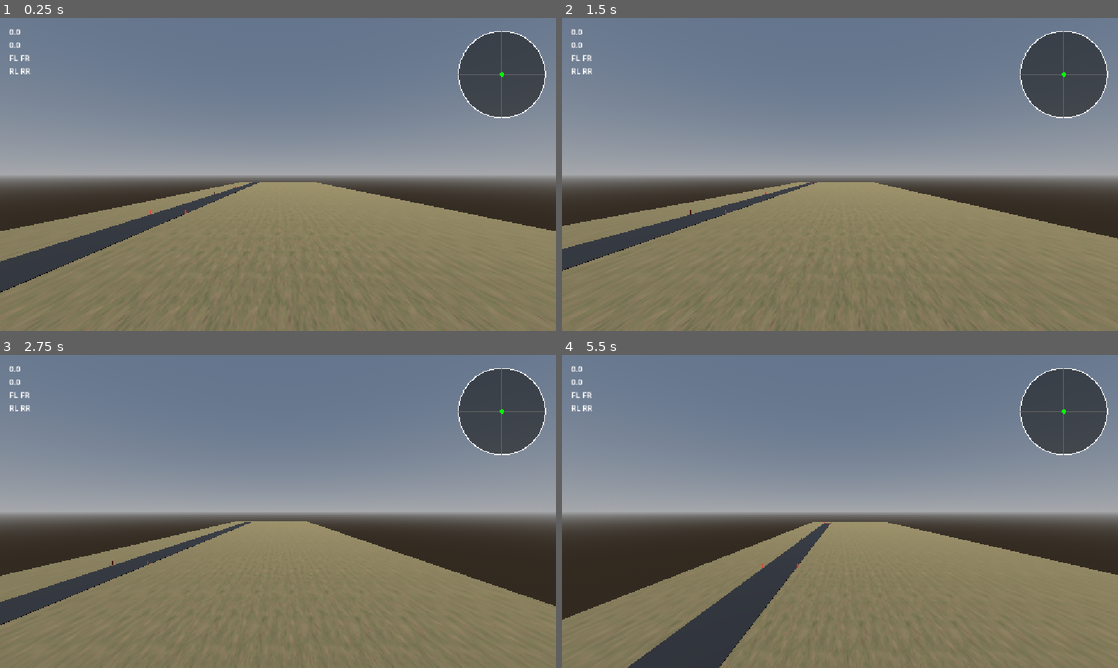
Above: before the commit, frames 1-4 (two rows, left to right).
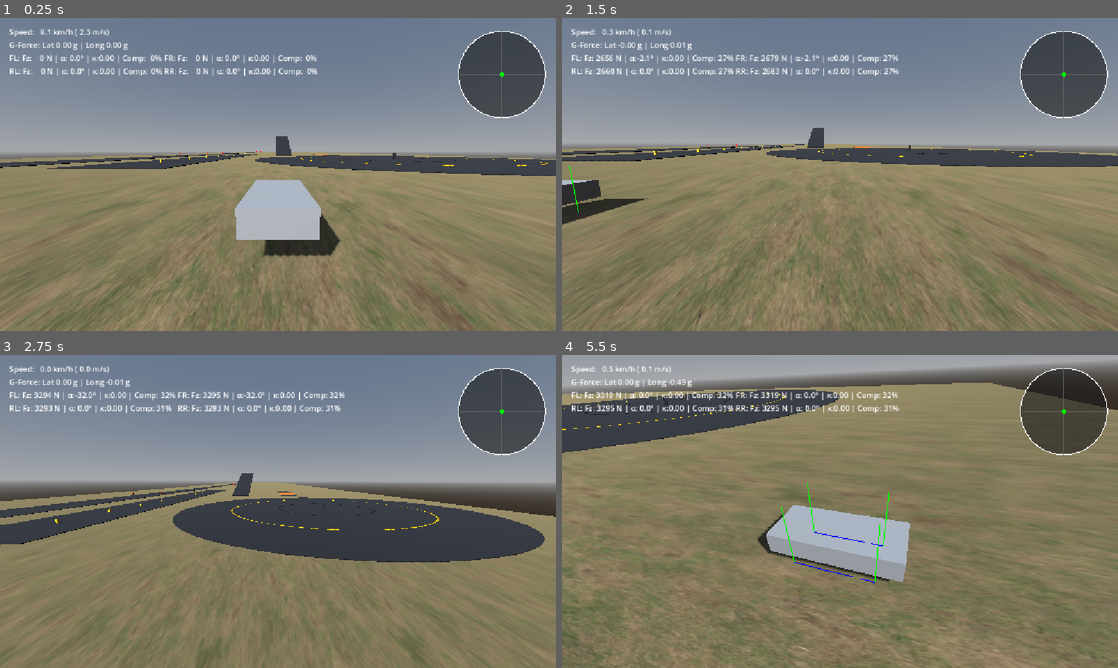
Above: after the commit, the same moments.

Repository: RealAbdurRehman/grounded
Game: Godot game, scene res://scenes/world/world.tscn
Two runs of this game, one before a commit and one after it. Both use one fixed random seed, a clock stepped at 60 frames per second and the inputs below.
Inputs (mouse positions are in pixels of both pictures, inside the frame that each line leads up to):
- Up to frame 1 (0.25 s): no input
- Up to frame 2 (1.5 s): tap Enter at 0.5 s; move the mouse to (962, 158) at 0.52 s; hold D (steer_right, bound only after the commit) 0.53-1.25 s; hold V (camera_mode, bound only after the commit) 0.53-1.25 s; click (962, 158) at 0.67 s; tap W (throttle, bound only after the commit) at 0.8 s; drag from (728, 190) to (812, 237) at 1.27 s
- Up to frame 3 (2.75 s): move the mouse to (333, 442) at 2.02 s; hold D (steer_right, bound only after the commit) from 2.03 s (still down); hold E from 2.03 s (still down); click (333, 442) at 2.17 s; tap Q at 2.3 s
- Up to frame 4 (5.5 s): release D (steer_right, bound only after the commit) at 2.75 s; release E at 2.75 s; drag from (812, 574) to (673, 464) at 2.77 s; move the mouse to (1006, 558) at 3.52 s; hold A (steer_left, bound only after the commit) 3.53-4.25 s; hold Shift 3.53-4.25 s; click (1006, 558) at 3.67 s; tap V (camera_mode, bound only after the commit) at 3.8 s; tap Escape (ui_cancel) at 4.15 s; drag from (673, 464) to (756, 433) at 4.27 s; move the mouse to (867, 511) at 5.02 s; hold S (brake, bound only after the commit) from 5.03 s (still down); hold W (throttle, bound only after the commit) from 5.03 s (still down); click (867, 511) at 5.17 s; tap E at 5.3 s

The runs differ from the first frame. In frame 1, 25% of the frame differs, in the area x 0-100%, y 3-100%; in frame 2, 26%; in frame 3, 29%; in frame 4, 71%, in the area x 0-100%, y 0-100%.

Commit message:
Add basic vehicle physics and follow mode to camera
Vehicle:
- Adds a RigidBody3D chassis with a realistic mass and lowered center of mass.
- Implements Raycast3D wheels with suspension system using Hooke's law and linear damping.
- Adds a basic Coulomb friction model for now.
- Implements Anti Roll Bars to reduce body roll and stabilize cornering.
- Adds aerodynamic drag and rolling resistance.

Camera:
- Adds a follow mode to the camera and makes it switchable between fly and follow mode.

Diff:
--- a/project.godot
+++ b/project.godot
@@ -29,6 +29,43 @@
 
 enabled=PackedStringArray("res://addons/godot_super-wakatime/plugin.cfg")
 
+[input]
+
+throttle={
+"deadzone": 0.2,
+"events": [Object(InputEventKey,"resource_local_to_scene":false,"resource_name":"","device":-1,"window_id":0,"alt_pressed":false,"shift_pressed":false,"ctrl_pressed":false,"meta_pressed":false,"pressed":false,"keycode":0,"physical_keycode":87,"key_label":0,"unicode":119,"location":0,"echo":false,"script":null)
+, Object(InputEventKey,"resource_local_to_scene":false,"resource_name":"","device":-1,"window_id":0,"alt_pressed":false,"shift_pressed":false,"ctrl_pressed":false,"meta_pressed":false,"pressed":false,"keycode":0,"physical_keycode":4194320,"key_label":0,"unicode":0,"location":0,"echo":false,"script":null)
+]
+}
+brake={
+"deadzone": 0.2,
+"events": [Object(InputEventKey,"resource_local_to_scene":false,"resource_name":"","device":-1,"window_id":0,"alt_pressed":false,"shift_pressed":false,"ctrl_pressed":false,"meta_pressed":false,"pressed":false,"keycode":0,"physical_keycode":83,"key_label":0,"unicode":115,"location":0,"echo":false,"script":null)
+, Object(InputEventKey,"resource_local_to_scene":false,"resource_name":"","device":-1,"window_id":0,"alt_pressed":false,"shift_pressed":false,"ctrl_pressed":false,"meta_pressed":false,"pressed":false,"keycode":0,"physical_keycode":4194322,"key_label":0,"unicode":0,"location":0,"echo":false,"script":null)
+]
+}
+steer_left={
+"deadzone": 0.2,
+"events": [Object(InputEventKey,"resource_local_to_scene":false,"resource_name":"","device":-1,"window_id":0,"alt_pressed":false,"shift_pressed":false,"ctrl_pressed":false,"meta_pressed":false,"pressed":false,"keycode":0,"physical_keycode":65,"key_label":0,"unicode":97,"location":0,"echo":false,"script":null)
+, Object(InputEventKey,"resource_local_to_scene":false,"resource_name":"","device":-1,"window_id":0,"alt_pressed":false,"shift_pressed":false,"ctrl_pressed":false,"meta_pressed":false,"pressed":false,"keycode":0,"physical_keycode":4194319,"key_label":0,"unicode":0,"location":0,"echo":false,"script":null)
+]
+}
+steer_right={
+"deadzone": 0.2,
+"events": [Object(InputEventKey,"resource_local_to_scene":false,"resource_name":"","device":-1,"window_id":0,"alt_pressed":false,"shift_pressed":false,"ctrl_pressed":false,"meta_pressed":false,"pressed":false,"keycode":0,"physical_keycode":68,"key_label":0,"unicode":100,"location":0,"echo":false,"script":null)
+, Object(InputEventKey,"resource_local_to_scene":false,"resource_name":"","device":-1,"window_id":0,"alt_pressed":false,"shift_pressed":false,"ctrl_pressed":false,"meta_pressed":false,"pressed":false,"keycode":0,"physical_keycode":4194321,"key_label":0,"unicode":0,"location":0,"echo":false,"script":null)
+]
+}
+handbrake={
+"deadzone": 0.2,
+"events": [Object(InputEventKey,"resource_local_to_scene":false,"resource_name":"","device":-1,"window_id":0,"alt_pressed":false,"shift_pressed":false,"ctrl_pressed":false,"meta_pressed":false,"pressed":false,"keycode":0,"physical_keycode":32,"key_label":0,"unicode":32,"location":0,"echo":false,"script":null)
+]
+}
+camera_mode={
+"deadzone": 0.2,
+"events": [Object(InputEventKey,"resource_local_to_scene":false,"resource_name":"","device":-1,"window_id":0,"alt_pressed":false,"shift_pressed":false,"ctrl_pressed":false,"meta_pressed":false,"pressed":false,"keycode":0,"physical_keycode":86,"key_label":0,"unicode":118,"location":0,"echo":false,"script":null)
+]
+}
+
 [physics]
 
 3d/physics_engine="Jolt Physics"
--- /dev/null
+++ b/scenes/vehicle/vehicle.tscn
@@ -0,0 +1,47 @@
+[gd_scene format=3 uid="uid://dr8e42tbw6xk2"]
+
+[ext_resource type="Script" uid="uid://oku72ohq2gwr" path="res://scripts/vehicle/vehicle.gd" id="1_udt0a"]
+[ext_resource type="Script" uid="uid://cnyyb4kyw2uoj" path="res://scripts/vehicle/wheel.gd" id="2_2aj0h"]
+
+[sub_resource type="BoxShape3D" id="BoxShape3D_8rti0"]
+size = Vector3(1.8, 0.7, 4.2)
+
+[sub_resource type="BoxMesh" id="BoxMesh_8rti0"]
+size = Vector3(1.8, 0.7, 4.2)
+
+[node name="RigidBody" type="RigidBody3D" unique_id=429220544 node_paths=PackedStringArray("wheel_fl", "wheel_fr", "wheel_rl", "wheel_rr")]
+script = ExtResource("1_udt0a")
+wheel_fl = NodePath("Wheels/WheelFL")
+wheel_fr = NodePath("Wheels/WheelFR")
+wheel_rl = NodePath("Wheels/WheelRL")
+wheel_rr = NodePath("Wheels/WheelRR")
+
+[node name="Collider" type="CollisionShape3D" parent="." unique_id=333000496]
+transform = Transform3D(1, 0, 0, 0, 1, 0, 0, 0, 1, 0, 0.45, 0)
+shape = SubResource("BoxShape3D_8rti0")
+
+[node name="Mesh" type="MeshInstance3D" parent="." unique_id=856655238]
+transform = Transform3D(1, 0, 0, 0, 1, 0, 0, 0, 1, 0, 0.45, 0)
+mesh = SubResource("BoxMesh_8rti0")
+
+[node name="Wheels" type="Node3D" parent="." unique_id=2027221242]
+
+[node name="WheelFL" type="RayCast3D" parent="Wheels" unique_id=1185262635]
+transform = Transform3D(1, 0, 0, 0, 1, 0, 0, 0, 1, -0.8, 0.25, -1.35)
+script = ExtResource("2_2aj0h")
+is_front = true
+is_driven = false
+
+[node name="WheelFR" type="RayCast3D" parent="Wheels" unique_id=1065968054]
+transform = Transform3D(1, 0, 0, 0, 1, 0, 0, 0, 1, 0.8, 0.25, -1.35)
+script = ExtResource("2_2aj0h")
+is_front = true
+is_driven = false
+
+[node name="WheelRL" type="RayCast3D" parent="Wheels" unique_id=136557973]
+transform = Transform3D(1, 0, 0, 0, 1, 0, 0, 0, 1, -0.8, 0.25, 1.35)
+script = ExtResource("2_2aj0h")
+
+[node name="WheelRR" type="RayCast3D" parent="Wheels" unique_id=834798633]
+transform = Transform3D(1, 0, 0, 0, 1, 0, 0, 0, 1, 0.8, 0.25, 1.35)
+script = ExtResource("2_2aj0h")
--- a/scenes/world/world.tscn
+++ b/scenes/world/world.tscn
@@ -1,11 +1,14 @@
 [gd_scene format=4 uid="uid://csigwx2iwurp6"]
 
+[ext_resource type="Script" uid="uid://mri638visx8m" path="res://scripts/debug/telemetry.gd" id="1_j2gmx"]
 [ext_resource type="Texture2D" uid="uid://cbv4iwr77qvoy" path="res://assets/textures/ground/diff.jpg" id="1_v5dby"]
+[ext_resource type="Script" uid="uid://bdbc868kpiykc" path="res://scripts/debug/friction_circle.gd" id="2_1yooq"]
 [ext_resource type="Texture2D" uid="uid://be5q370waxn70" path="res://assets/textures/ground/disp.png" id="2_t5ptc"]
 [ext_resource type="Texture2D" uid="uid://c4iuxf2c8214a" path="res://assets/textures/ground/nor.jpg" id="3_bq33v"]
+[ext_resource type="Script" uid="uid://c7doqgftobsg3" path="res://scripts/debug/telemetry_logger.gd" id="3_gb53w"]
+[ext_resource type="PackedScene" uid="uid://dr8e42tbw6xk2" path="res://scenes/vehicle/vehicle.tscn" id="3_j2gmx"]
 [ext_resource type="Texture2D" uid="uid://c7ma8ggfipg" path="res://assets/textures/ground/arm.jpg" id="4_j2gmx"]
-[ext_resource type="PackedScene" uid="uid://db4473gxoh8sk" path="res://scenes/ui/telemetry.tscn" id="6_bq33v"]
-[ext_resource type="Script" uid="uid://dvp5aua86h7p4" path="res://scripts/camera/debug_camera.gd" id="6_t5ptc"]
+[ext_resource type="Script" uid="uid://dvp5aua86h7p4" path="res://scripts/camera/camera.gd" id="6_t5ptc"]
 
 [sub_resource type="ProceduralSkyMaterial" id="ProceduralSkyMaterial_j2gmx"]
 
@@ -559,12 +562,70 @@
 
 [node name="World" type="Node3D" unique_id=633136770]
 
-[node name="Telemetry" parent="." unique_id=1683315418 instance=ExtResource("6_bq33v")]
-
-[node name="DebugCamera" type="Camera3D" parent="." unique_id=811414314]
-transform = Transform3D(1, 0, 0, 0, 1, 0, 0, 0, 1, 0, 20, 0)
+[node name="Telemetry" type="CanvasLayer" parent="." unique_id=1683315418]
+
+[node name="Control" type="Control" parent="Telemetry" unique_id=1098802702 node_paths=PackedStringArray("target_vehicle")]
+layout_mode = 3
+anchors_preset = 0
+offset_right = 40.0
+offset_bottom = 40.0
+script = ExtResource("1_j2gmx")
+target_vehicle = NodePath("../../Vehicle")
+
+[node name="VBoxContainer" type="VBoxContainer" parent="Telemetry/Control" unique_id=1408052307]
+layout_mode = 0
+offset_left = 19.0
+offset_top = 17.0
+offset_right = 63.0
+offset_bottom = 175.0
+
+[node name="SpeedLabel" type="Label" parent="Telemetry/Control/VBoxContainer" unique_id=2096946158]
+layout_mode = 2
+text = "0.0"
+
+[node name="GForceLabel" type="Label" parent="Telemetry/Control/VBoxContainer" unique_id=278690702]
+layout_mode = 2
+text = "0.0"
+
+[node name="WheelGrid" type="GridContainer" parent="Telemetry/Control/VBoxContainer" unique_id=35030928]
+layout_mode = 2
+columns = 2
+
+[node name="FL" type="Label" parent="Telemetry/Control/VBoxContainer/WheelGrid" unique_id=2134615995]
+layout_mode = 2
+text = "FL"
+
+[node name="FR" type="Label" parent="Telemetry/Control/VBoxContainer/WheelGrid" unique_id=52569694]
+layout_mode = 2
+text = "FR"
+
+[node name="RL" type="Label" parent="Telemetry/Control/VBoxContainer/WheelGrid" unique_id=938188063]
+layout_mode = 2
+text = "RL"
+
+[node name="RR" type="Label" parent="Telemetry/Control/VBoxContainer/WheelGrid" unique_id=427562562]
+layout_mode = 2
+text = "RR"
+
+[node name="FrictionCircle" type="Control" parent="Telemetry/Control" unique_id=1044300125]
+custom_minimum_size = Vector2(200, 200)
+layout_mode = 1
+anchors_preset = 0
+offset_left = 940.0
+offset_top = 17.0
+offset_right = 1140.0
+offset_bottom = 217.0
+script = ExtResource("2_1yooq")
+
+[node name="Logger" type="Node" parent="Telemetry" unique_id=707249097 node_paths=PackedStringArray("target_vehicle")]
+script = ExtResource("3_gb53w")
+target_vehicle = NodePath("../../Vehicle")
+
+[node name="Camera" type="Camera3D" parent="." unique_id=811414314 node_paths=PackedStringArray("target_vehicle")]
+transform = Transform3D(1, 0, 0, 0, 1, 0, 0, 0, 1, 0, 2, 530)
 current = true
 script = ExtResource("6_t5ptc")
+target_vehicle = NodePath("../Vehicle")
 
 [node name="Environment" type="Node3D" parent="." unique_id=870823335]
 
@@ -575,6 +636,10 @@
 [node name="WorldEnvironment" type="WorldEnvironment" parent="Environment" unique_id=1347009838]
 environment = SubResource("Environment_t5ptc")
 
+[node name="Vehicle" parent="." unique_id=429220544 node_paths=PackedStringArray("telemetry_hud") instance=ExtResource("3_j2gmx")]
+transform = Transform3D(1, 0, 0, 0, 1, 0, 0, 0, 1, 0, 1.5, 525)
+telemetry_hud = NodePath("../Telemetry/Control")
+
 [node name="Tests" type="Node3D" parent="." unique_id=1518008125]
 transform = Transform3D(1, 0, 0, 0, 1, 0, 0, 0, 1, -53.848, 0.6, 500)
 
--- /dev/null
+++ b/scripts/camera/camera.gd
@@ -0,0 +1,100 @@
+extends Camera3D
+
+enum CameraMode { FLY, FOLLOW }
+var current_mode: CameraMode = CameraMode.FOLLOW
+
+@export_group("Fly Mode")
+@export var base_speed: float = 15.0
+@export var fast_multiplier: float = 4.0
+@export var mouse_sensitivity: float = 0.004
+
+@export_group("Follow Mode")
+@export var target_vehicle: Node3D
+@export var follow_smoothing: float = 4.0
+@export var follow_offset: Vector3 = Vector3(0.0, 2.5, 7.0)
+
+var _yaw: float = 0.0
+var _pitch: float = 0.0
+
+var _follow_yaw: float = 0.0
+var _follow_pitch: float = 0.0
+
+func _ready() -> void:
+	_yaw = rotation.y
+	_pitch = rotation.x
+
+	if current_mode == CameraMode.FOLLOW: Input.mouse_mode = Input.MOUSE_MODE_CAPTURED
+	else: Input.mouse_mode = Input.MOUSE_MODE_VISIBLE
+
+func _unhandled_input(event: InputEvent) -> void:
+	if event.is_action_pressed("camera_mode"):
+		current_mode = CameraMode.FOLLOW if current_mode == CameraMode.FLY else CameraMode.FLY
+
+		if current_mode == CameraMode.FOLLOW:
+			Input.mouse_mode = Input.MOUSE_MODE_CAPTURED
+			_follow_yaw = 0.0
+			_follow_pitch = 0.0
+		else: Input.mouse_mode = Input.MOUSE_MODE_VISIBLE
+
+	if current_mode == CameraMode.FLY:
+		if event is InputEventMouseButton:
+			if event.button_index == MOUSE_BUTTON_RIGHT:
+				if event.pressed: Input.mouse_mode = Input.MOUSE_MODE_CAPTURED
+				else: Input.mouse_mode = Input.MOUSE_MODE_VISIBLE
+
+		if event is InputEventMouseMotion and Input.mouse_mode == Input.MOUSE_MODE_CAPTURED:
+			_yaw -= event.relative.x * mouse_sensitivity
+
+			_pitch -= event.relative.y * mouse_sensitivity
+			_pitch = clamp(_pitch, -PI/2 + 0.01, PI/2 - 0.01)
+
+			rotation = Vector3(_pitch, _yaw, 0)
+	elif current_mode == CameraMode.FOLLOW:
+		if event is InputEventMouseButton and event.pressed and event.button_index == MOUSE_BUTTON_LEFT:
+			Input.mouse_mode = Input.MOUSE_MODE_CAPTURED
+
+		if event is InputEventMouseMotion and Input.mouse_mode == Input.MOUSE_MODE_CAPTURED:
+			_follow_yaw -= event.relative.x * mouse_sensitivity
+
+			_follow_pitch -= event.relative.y * mouse_sensitivity
+			_follow_pitch = clamp(_follow_pitch, deg_to_rad(-80.0), deg_to_rad(80.0))
+
+	if event.is_action_pressed("ui_cancel"):
+		Input.mouse_mode = Input.MOUSE_MODE_VISIBLE
+
+func _process(delta: float) -> void:
+	if current_mode == CameraMode.FLY: _process_debug_fly(delta)
+	elif current_mode == CameraMode.FOLLOW and is_instance_valid(target_vehicle): _process_follow_car(delta)
+
+func _process_debug_fly(delta: float) -> void:
+	var direction := Vector3.ZERO
+	if Input.is_key_pressed(KEY_W): direction.z -= 1
+	if Input.is_key_pressed(KEY_S): direction.z += 1
+	if Input.is_key_pressed(KEY_A): direction.x -= 1
+	if Input.is_key_pressed(KEY_D): direction.x += 1
+	if Input.is_key_pressed(KEY_E): direction.y += 1
+	if Input.is_key_pressed(KEY_Q): direction.y -= 1
+
+	if direction != Vector3.ZERO:
+		direction = direction.normalized()
+
+		var current_speed := base_speed
+		if Input.is_key_pressed(KEY_SHIFT): current_speed *= fast_multiplier
+
+		global_position += (global_transform.basis * direction) * current_speed * delta
+
+func _process_follow_car(delta: float) -> void:
+	var car_basis := target_vehicle.global_transform.basis
+	var yaw_basis := car_basis.rotated(Vector3.UP, _follow_yaw)
+	var orbit_basis := yaw_basis.rotated(yaw_basis.x, _follow_pitch)
+
+	var target_position: Vector3 = target_vehicle.global_position + (orbit_basis * follow_offset)
+	var look_target: Vector3 = target_vehicle.global_position + Vector3(0.0, follow_offset.y * 0.5, 0.0)
+
+	var target_transform := Transform3D().looking_at(look_target - target_position, Vector3.UP)
+	target_transform.origin = target_position
+
+	global_transform = global_transform.interpolate_with(target_transform, follow_smoothing * delta)
+
+	_yaw = rotation.y
+	_pitch = rotation.x
--- a/scripts/camera/debug_camera.gd
+++ /dev/null
@@ -1,46 +0,0 @@
-extends Camera3D
-
-@export var base_speed: float = 15.0
-@export var fast_multiplier: float = 4.0
-@export var mouse_sensitivity: float = 0.004
-
-var _yaw: float = 0.0
-var _pitch: float = 0.0
-
-func _ready() -> void:
-	Input.mouse_mode = Input.MOUSE_MODE_VISIBLE
-	_yaw = rotation.y
-	_pitch = rotation.x
-
-func _unhandled_input(event: InputEvent) -> void:
-	if event is InputEventMouseButton:
-		if event.button_index == MOUSE_BUTTON_RIGHT:
-			if event.pressed: Input.mouse_mode = Input.MOUSE_MODE_CAPTURED
-			else: Input.mouse_mode = Input.MOUSE_MODE_VISIBLE
-
-	if event.is_action_pressed("ui_cancel"): Input.mouse_mode = Input.MOUSE_MODE_VISIBLE
-
-	if event is InputEventMouseMotion and Input.mouse_mode == Input.MOUSE_MODE_CAPTURED:
-		_yaw -= event.relative.x * mouse_sensitivity
-
-		_pitch -= event.relative.y * mouse_sensitivity
-		_pitch = clamp(_pitch, -PI/2 + 0.01, PI/2 - 0.01)
-
-		rotation = Vector3(_pitch, _yaw, 0)
-
-func _process(delta: float) -> void:
-	var direction := Vector3.ZERO
-	if Input.is_key_pressed(KEY_W): direction.z -= 1
-	if Input.is_key_pressed(KEY_S): direction.z += 1
-	if Input.is_key_pressed(KEY_A): direction.x -= 1
-	if Input.is_key_pressed(KEY_D): direction.x += 1
-	if Input.is_key_pressed(KEY_E): direction.y += 1
-	if Input.is_key_pressed(KEY_Q): direction.y -= 1
-
-	if direction != Vector3.ZERO:
-		direction = direction.normalized()
-
-		var current_speed := base_speed
-		if Input.is_key_pressed(KEY_SHIFT): current_speed *= fast_multiplier
-
-		global_position += (global_transform.basis * direction) * current_speed * delta
--- /dev/null
+++ b/scripts/vehicle/vehicle.gd
@@ -0,0 +1,97 @@
+class_name Vehicle
+extends RigidBody3D
+
+@export_group("Specs")
+@export var vehicle_mass: float = 1350.0
+
+@export var max_engine_force: float = 7500.0
+@export var max_brake_force: float = 12000.0
+@export var max_steer_angle_deg: float = 32.0
+
+@export var frontal_area: float = 2.2
+@export var drag_coefficient: float = 0.38
+
+@export_group("Anti Roll Bars")
+@export var front_arb_stiffness: float = 8000.0
+@export var rear_arb_stiffness: float = 5000.0
+
+@export_group("References")
+@export var wheel_fl: Wheel
+@export var wheel_fr: Wheel
+@export var wheel_rl: Wheel
+@export var wheel_rr: Wheel
+
+@export var telemetry_hud: Telemetry
+
+var throttle_input: float = 0.0
+var brake_input: float = 0.0
+var steer_input: float = 0.0
+
+func _ready() -> void:
+	mass = vehicle_mass
+
+	center_of_mass_mode = RigidBody3D.CENTER_OF_MASS_MODE_CUSTOM
+	center_of_mass = Vector3(0.0, -0.2, 0.0)
+
+	continuous_cd = true
+
+func _physics_process(delta: float) -> void:
+	_handle_inputs(delta)
+
+	_apply_anti_roll_bars()
+	_update_wheels(delta)
+	_apply_aerodynamic_drag()
+
+	_update_telemetry()
+
+func _handle_inputs(delta: float) -> void:
+	throttle_input = Input.get_action_strength("throttle")
+	brake_input = Input.get_action_strength("brake")
+
+	var target_steer := Input.get_action_strength("steer_left") - Input.get_action_strength("steer_right")
+	steer_input = move_toward(steer_input, target_steer, delta * 4.0)
+
+	var steer_rad := deg_to_rad(steer_input * max_steer_angle_deg)
+	wheel_fl.steer_angle_rad = steer_rad
+	wheel_fr.steer_angle_rad = steer_rad
+
+func _apply_anti_roll_bars() -> void:
+	if wheel_fl.is_grounded and wheel_fr.is_grounded:
+		var front_diff: float = wheel_fl.spring_displacement - wheel_fr.spring_displacement
+		var front_arb_force: float = front_diff * front_arb_stiffness
+		apply_force(wheel_fl.contact_normal * -front_arb_force, wheel_fl.contact_point - global_position)
+		apply_force(wheel_fr.contact_normal * front_arb_force, wheel_fr.contact_point - global_position)
+
+	if wheel_rl.is_grounded and wheel_rr.is_grounded:
+		var rear_diff: float = wheel_rl.spring_displacement - wheel_rr.spring_displacement
+		var rear_arb_force: float = rear_diff * rear_arb_stiffness
+		apply_force(wheel_rl.contact_normal * -rear_arb_force, wheel_rl.contact_point - global_position)
+		apply_force(wheel_rr.contact_normal * rear_arb_force, wheel_rr.contact_point - global_position)
+
+func _update_wheels(delta: float) -> void:
+	var driven_wheel_count := 0
+
+	var wheels: Array[Wheel] = [wheel_fl, wheel_fr, wheel_rl, wheel_rr]
+	for w in wheels:
+		if w.is_driven: driven_wheel_count += 1
+
+	var drive_share: float = max_engine_force / max(driven_wheel_count, 1)
+	var brake_share: float = max_brake_force / 4.0
+
+	for w in wheels:
+		w.update_wheel(self, delta, throttle_input, brake_input, drive_share, brake_share)
+
+func _apply_aerodynamic_drag() -> void:
+	var speed: float = linear_velocity.length()
+	if speed > 0.1:
+		var air_density := 1.225
+		var drag_scalar: float = 0.5 * air_density * drag_coefficient * frontal_area * (speed * speed)
+
+		var drag_vector: Vector3 = -linear_velocity.normalized() * drag_scalar
+		apply_central_force(drag_vector)
+
+func _update_telemetry() -> void:
+	telemetry_hud.update_wheel_telemetry("FL", wheel_fl.suspension_force_n, rad_to_deg(wheel_fl.steer_angle_rad), 0.0, wheel_fl.compression)
+	telemetry_hud.update_wheel_telemetry("FR", wheel_fr.suspension_force_n, rad_to_deg(wheel_fr.steer_angle_rad), 0.0, wheel_fr.compression)
+	telemetry_hud.update_wheel_telemetry("RL", wheel_rl.suspension_force_n, 0.0, 0.0, wheel_rl.compression)
+	telemetry_hud.update_wheel_telemetry("RR", wheel_rr.suspension_force_n, 0.0, 0.0, wheel_rr.compression)
--- /dev/null
+++ b/scripts/vehicle/wheel.gd
@@ -0,0 +1,112 @@
+class_name Wheel
+extends RayCast3D
+
+@export_group("Wheel")
+@export var is_front: bool = false
+@export var is_driven: bool = true
+
+@export var wheel_radius: float = 0.33
+
+@export_group("Suspension")
+@export var spring_stiffness: float = 30000.0
+@export var damper_stiffness: float = 1600.0
+
+@export var suspension_rest_length: float = 0.35
+
+@export_group("Friction")
+@export var friction_coef: float = 1.0
+
+var is_grounded: bool = false
+
+var compression: float = 0.0
+var spring_displacement: float = 0.0
+
+var contact_point: Vector3 = Vector3.ZERO
+var contact_normal: Vector3 = Vector3.UP
+
+var suspension_force_n: float = 0.0
+var lateral_force_n: float = 0.0
+var longitudinal_force_n: float = 0.0
+
+var steer_angle_rad: float = 0.0
+var _prev_displacement: float = 0.0
+
+func _ready() -> void:
+	var total_ray_length := suspension_rest_length + wheel_radius
+	target_position = Vector3(0, -total_ray_length, 0)
+
+	enabled = true
+	exclude_parent = true
+
+func update_wheel(chassis: RigidBody3D, delta: float, throttle_input: float, brake_input: float, drive_force_per_wheel: float, brake_force_per_wheel: float) -> void:
+	is_grounded = is_colliding()
+
+	if not is_grounded:
+		compression = 0.0
+		spring_displacement = 0.0
+
+		suspension_force_n = 0.0
+		lateral_force_n = 0.0
+		longitudinal_force_n = 0.0
+
+		_prev_displacement = 0.0
+		return
+
+	contact_point = get_collision_point()
+	contact_normal = get_collision_normal()
+	var hit_dist: float = (contact_point - global_position).length()
+
+	var total_length: float = suspension_rest_length + wheel_radius
+	spring_displacement = clamp(total_length - hit_dist, 0.0, suspension_rest_length)
+	compression = spring_displacement / suspension_rest_length
+
+	var compression_speed: float = (spring_displacement - _prev_displacement) / max(delta, 0.0001)
+	_prev_displacement = spring_displacement
+
+	var f_spring: float = spring_stiffness * spring_displacement
+	var f_damper: float = damper_stiffness * compression_speed
+	suspension_force_n = max(0.0, f_spring + f_damper)
+
+	var chassis_up: Vector3 = chassis.global_transform.basis.y.normalized()
+	var wheel_basis: Basis = chassis.global_transform.basis.rotated(chassis_up, steer_angle_rad)
+
+	var wheel_forward: Vector3 = -wheel_basis.z.normalized()
+	var wheel_right: Vector3 = wheel_basis.x.normalized()
+	wheel_forward = (wheel_forward - contact_normal * wheel_forward.dot(contact_normal)).normalized()
+	wheel_right = (wheel_right - contact_normal * wheel_right.dot(contact_normal)).normalized()
+
+	var r: Vector3 = contact_point - chassis.global_position
+	var contact_velocity: Vector3 = chassis.linear_velocity + chassis.angular_velocity.cross(r)
+
+	var v_lat: float = contact_velocity.dot(wheel_right)
+	var v_long: float = contact_velocity.dot(wheel_forward)
+
+	var max_grip: float = friction_coef * suspension_force_n
+
+	var wheel_share_mass: float = chassis.mass * 0.25
+	var desired_lateral_force: float = -v_lat * (wheel_share_mass / max(delta, 0.0001))
+	lateral_force_n = clamp(desired_lateral_force, -max_grip, max_grip)
+
+	longitudinal_force_n = 0.0
+	if is_driven:
+		longitudinal_force_n += throttle_input * drive_force_per_wheel
+
+	if brake_input > 0.001 and abs(v_long) > 0.1:
+		var desired_brake: float = -sign(v_long) * brake_input * brake_force_per_wheel
+		longitudinal_force_n += desired_brake
+
+	var c_rr: float = 0.015 * suspension_force_n
+	longitudinal_force_n -= c_rr * sign(v_long)
+
+	var total_horizontal_force := Vector2(longitudinal_force_n, lateral_force_n)
+	if total_horizontal_force.length() > max_grip and max_grip > 0.0:
+		total_horizontal_force = total_horizontal_force.normalized() * max_grip
+		longitudinal_force_n = total_horizontal_force.x
+		lateral_force_n = total_horizontal_force.y
+
+	var total_force: Vector3 = (contact_normal * suspension_force_n) + (wheel_forward * longitudinal_force_n) + (wheel_right * lateral_force_n)
+	chassis.apply_force(total_force, contact_point - chassis.global_position)
+
+	DebugDraw3D.draw_line(contact_point, contact_point + contact_normal * (suspension_force_n / 1500.0), Color.GREEN)
+	DebugDraw3D.draw_line(contact_point, contact_point + wheel_right * (lateral_force_n / 1500.0), Color.RED)
+	DebugDraw3D.draw_line(contact_point, contact_point + wheel_forward * (longitudinal_force_n / 1500.0), Color.BLUE)
Renamed: scripts/camera/debug_camera.gd.uid -> scripts/camera/camera.gd.uid
Not shown, added: scripts/vehicle/vehicle.gd.uid
Not shown, added: scripts/vehicle/wheel.gd.uid
